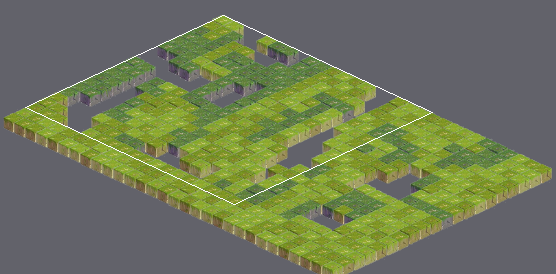
Two states of a Tiled map, Gamedata/Levels/iso-test.tmx. Above, an overview of the earlier version with the close-up marked.
Close-up. Before:
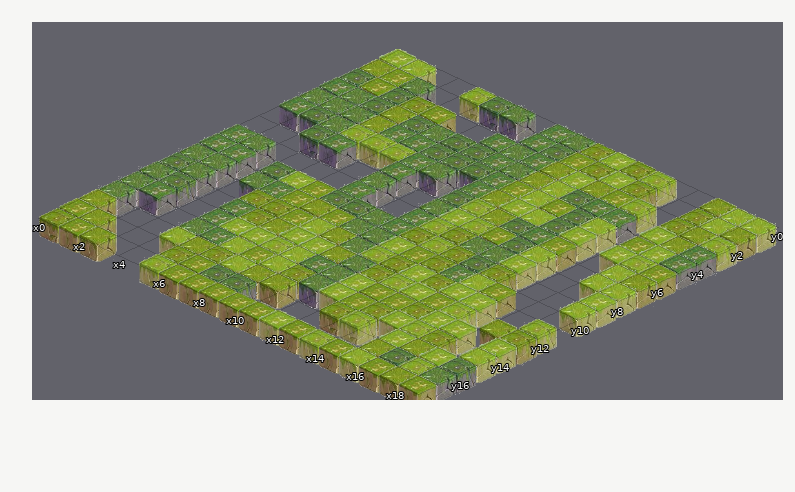
Cells are 58x27 px. Isometric: x runs down to the right, y down to the left. Shown: x 0..18, y 0..17. The commit also changed other parts of the map, which this record leaves out. Layer "layer_decoration" is drawn 6,-7 px off the grid.
After the commit:
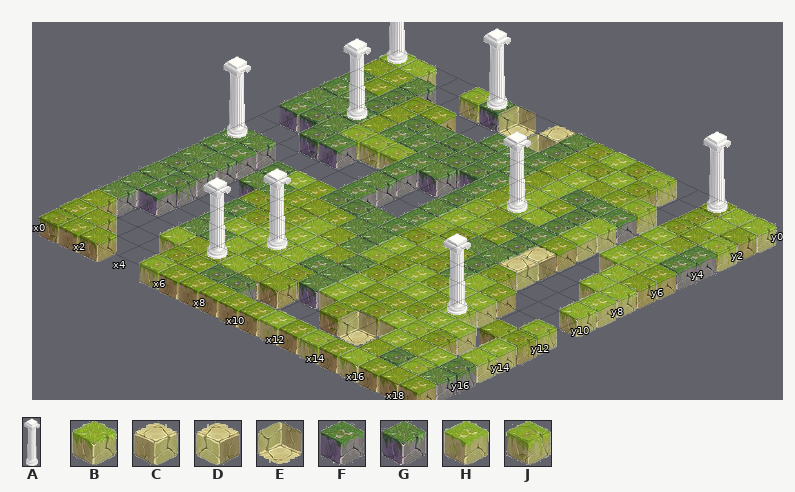
Key: from "Greek decoration": A 0 "column2"; from "Tiles iso cube": B 2, C 5, D 5 flipped left-right, E 5 turned 180, F 6, G 8, H 10, J 15.
_ is an empty cell.
Tiles of an added or newly shown layer are drawn over the layers below it.
Changes in this commit:
Layer "layer_ground":
y 0: x 6 G -> E; x 8 F -> D
y 1: x 8 F -> E
y 7: x 14 B -> D
y 8: x 14 H -> C
y 15: x 13 J -> E
Layer "layer_decoration" (added):
y 0: x 0 _ -> A; x 5 _ -> A; x 16 _ -> A
y 4: x 2 _ -> A
y 5: x 11 _ -> A
y 8: x 0 _ -> A
y 12: x 15 _ -> A
y 13: x 7 _ -> A
y 15: x 6 _ -> A
